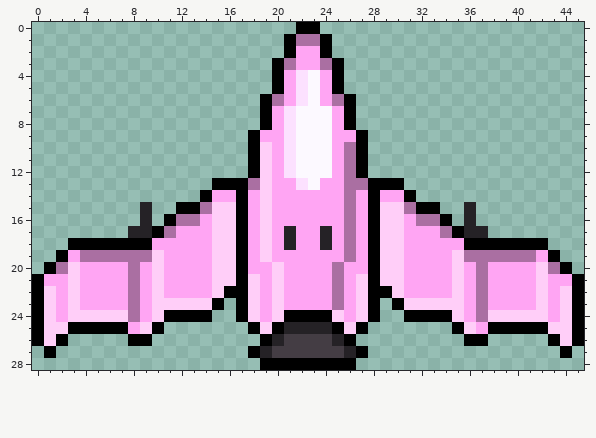
File history of a pixel-art sprite, Samples/SpaceInvader/content/ship.png. That is the earlier state.
Rulers count pixels.
The result:
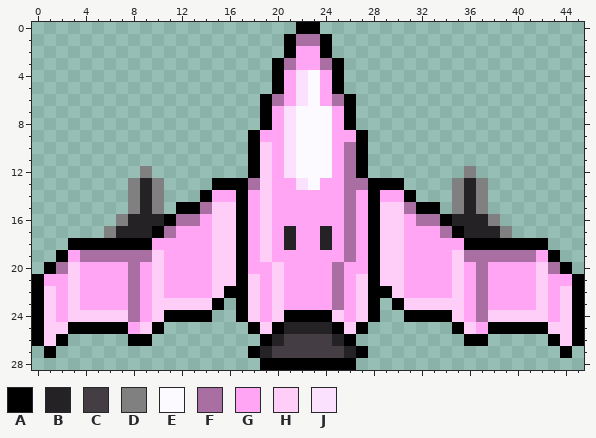
Palette (. is transparent): A #000000  B #252226  C #443d44  D #808080  E #fcf9ff  F #aa6fa2  G #ffa5f3  H #ffcef8  J #fce1ff
What changed:
file 46x29 -> 138x87 pixels (blocks of 1x1 -> 3x3; one block is one cell here)
@@ x 0..45 @@
 11 ..................AHGJEEEGFA..................
-12 ..................AHGJEEEGFA..................
-13 ...............AAAFHGGJEGGFFAAA...............
-14 ..............AGGAGHGGGGGGFGAGGA..............
-15 .........B..AAFHHAGHGGGGGGFGAHHFAA..B.........
-16 .........B.AFFGHHAGHGGGGGGFGAHHGFFA.B.........
-17 ........BBAFGGGHHAGHGBGGBGFGAHHGGGFABB........
+12 .........D........AHGJEEEGFA........D.........
+13 ........DBD....AAAFHGGJEGGFFAAA....DBD........
+14 ........DBD...AGGAGHGGGGGGFGAGGA...DBD........
+15 ........DBD.AAFHHAGHGGGGGGFGAHHFAA.DBD........
+16 .......DBBBAFFGHHAGHGGGGGGFGAHHGFFABBBD.......
+17 ......DBBBAFGGGHHAGHGBGGBGFGAHHGGGFABBBD......
 18 ...AAAAAAAGGGGGHHAGHGBGGBGFGAHHGGGGGAAAAAAA...
Changed places in both pictures, as pixel boxes (x1, y1, x2, y2):
added: (104, 166, 164, 238)
added: (452, 166, 512, 238)
